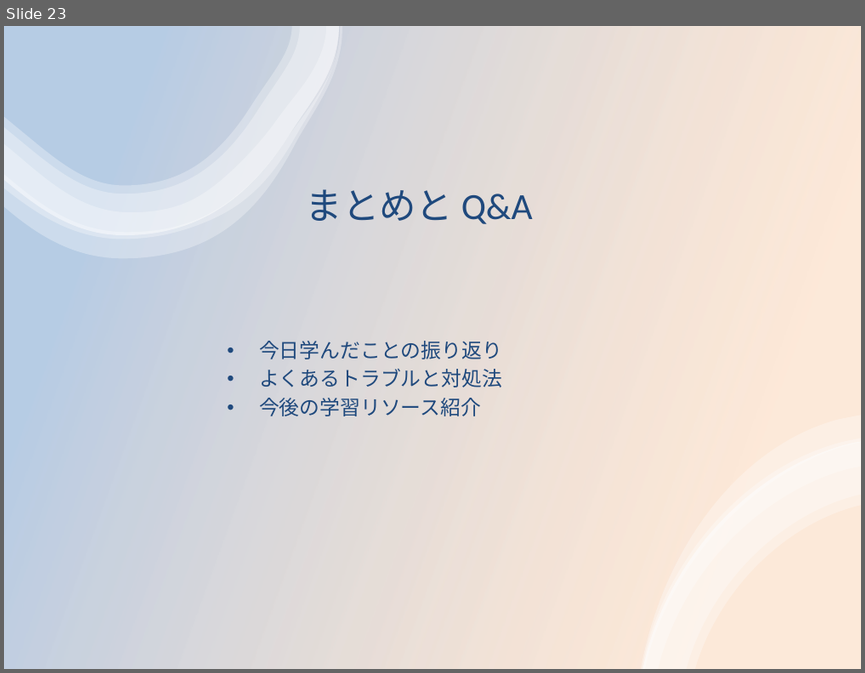
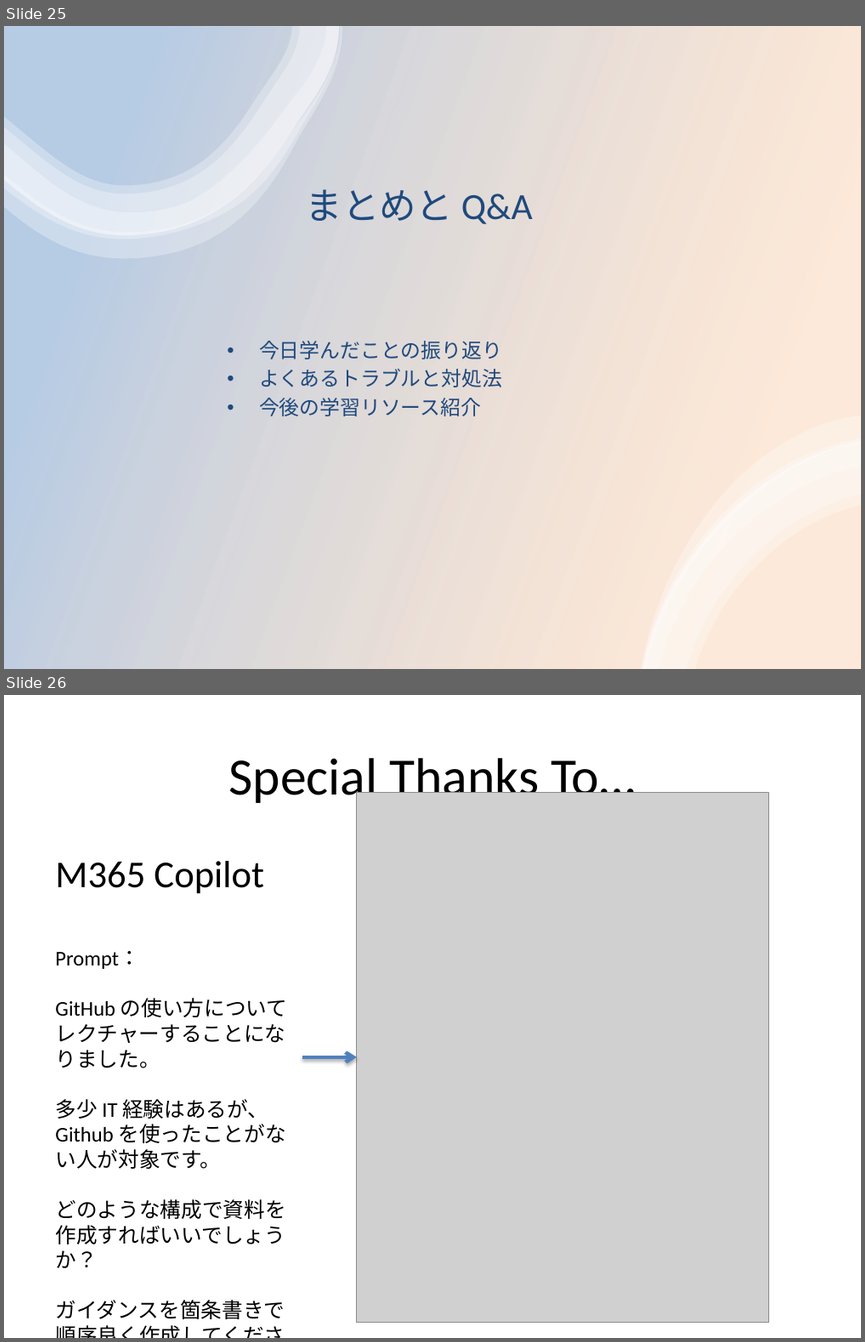
Before and after one commit to pyxudev/SenjuMeetupDocs, a slide deck: GitHub/GitHub_HandsOn.pptx. Shown one above the other, each under a label of ours: slide 23 before the commit, slides 25 and 26 after it. The pictures are 865x673 and 865x1342 pixels, drawn with LibreOffice and Linux fonts; fonts in the diff are those of the drawing; grey boxes stand for pictures. Boxes give left, top, right and bottom in pixels: in the first picture for what was removed or moved away, otherwise in the second. Text is boxed around its words. In the diff, an @@ line names an element or a change of style, - is before the commit and + after.

```diff
--- a/GitHub/GitHub_HandsOn.pptx
+++ b/GitHub/GitHub_HandsOn.pptx
@@ slide 26 added at (4, 695, 861, 1338), background #FFFFFF @@
@@ title added at (229, 758, 636, 807), 44 pt, text #000000 @@
+Special Thanks To…
@@ picture added at (357, 792, 769, 1321) @@
@@ text added at (55, 861, 288, 1319), 17.6 pt, text #000000 @@
+M365 Copilot
+Prompt：
+GitHub の使い方についてレクチャーすることになりました。
+多少 IT 経験はあるが、Github を使ったことがない人が対象です。
+どのような構成で資料を作成すればいいでしょうか？
+ガイダンスを箇条書きで順序良く作成してください。
@@ arrow added from (302, 1056) to (357, 1056), #4F81BD 3 pt @@
@@ what was slide 23 is now slide 25 @@
```
Also in this commit, not shown: 3 slides changed, 2 other slides added.
